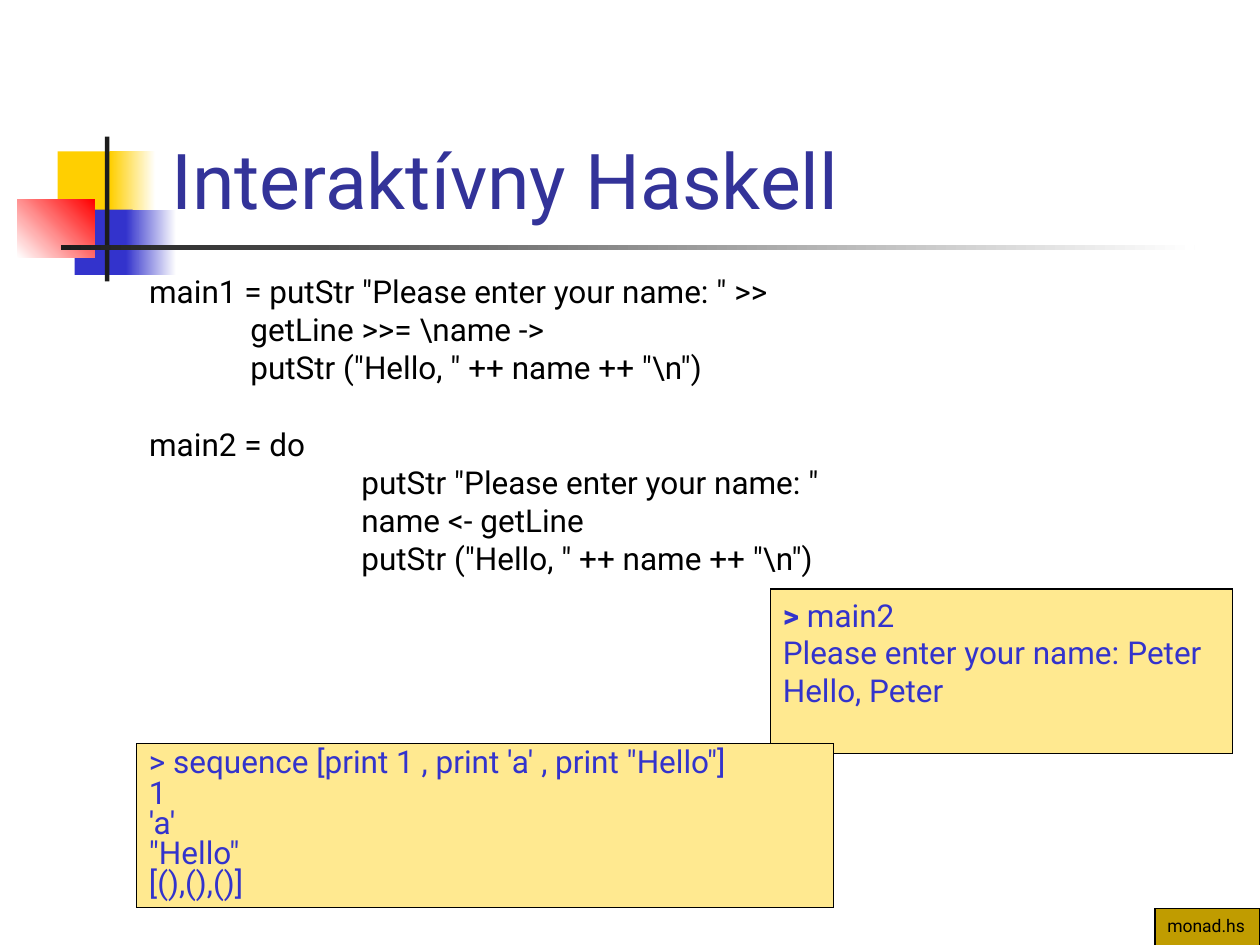
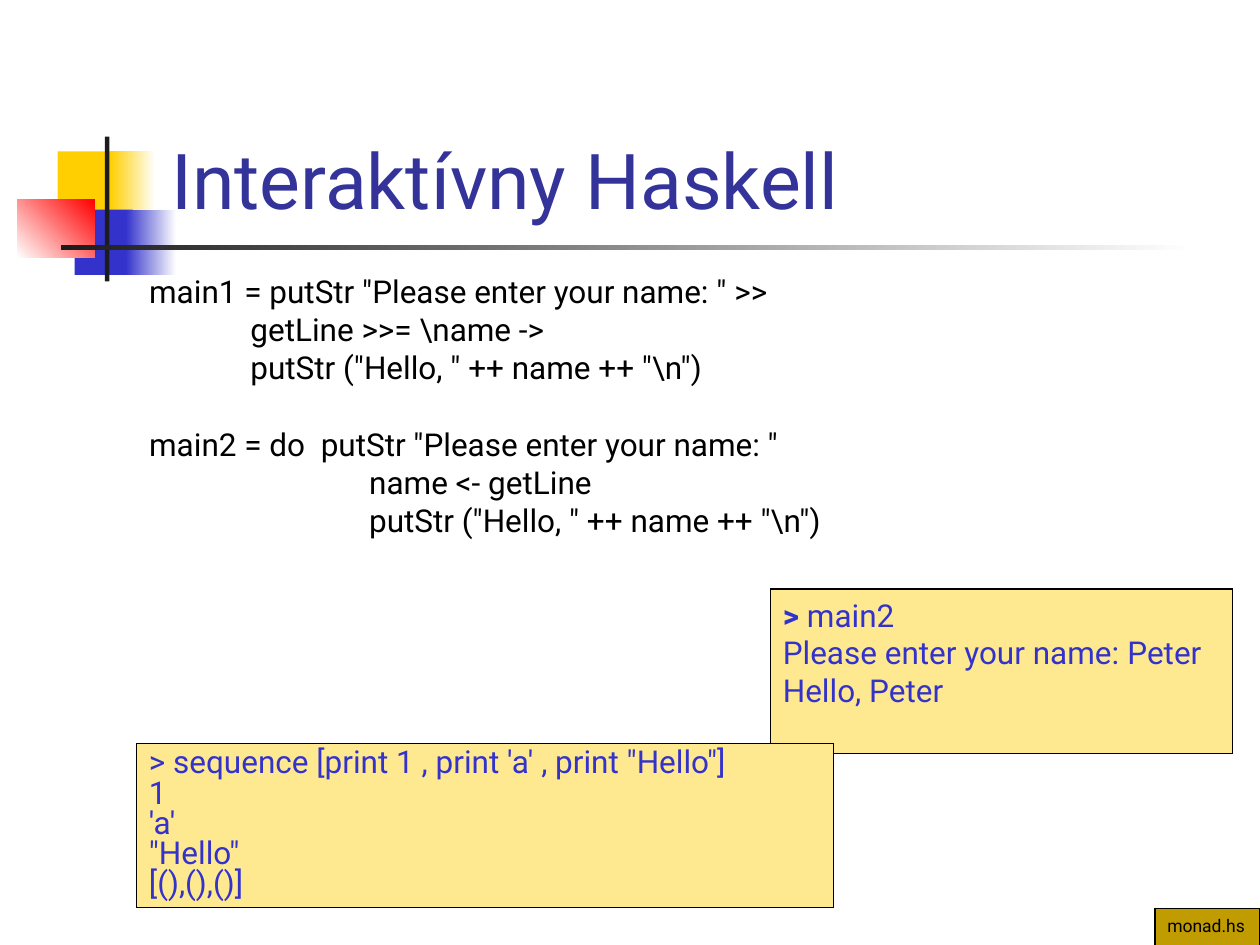
Before and after one commit to Funkcionalne/Prednasky, a slide deck: slide 20 of 12/12_fpro.ppt. Drawn at 1260x945 pixels with LibreOffice and Linux fonts; fonts in the diff are those of the drawing. Boxes give left, top, right and bottom in pixels: in the first picture for what was removed or moved away, otherwise in the second. Text is boxed around its words. In the diff, an @@ line names an element or a change of style, - is before the commit and + after.

```diff
--- a/12/12_fpro.ppt
+++ b/12/12_fpro.ppt
@@ text at box(149, 432, 760, 463): text changed @@
-main2 = do
-putStr "Please enter your name: "
+main2 = do putStr "Please enter your name: "
```
Also in this commit, not shown: 24 other slides changed, 1 slide added, 5 slides removed, 1 other file.
